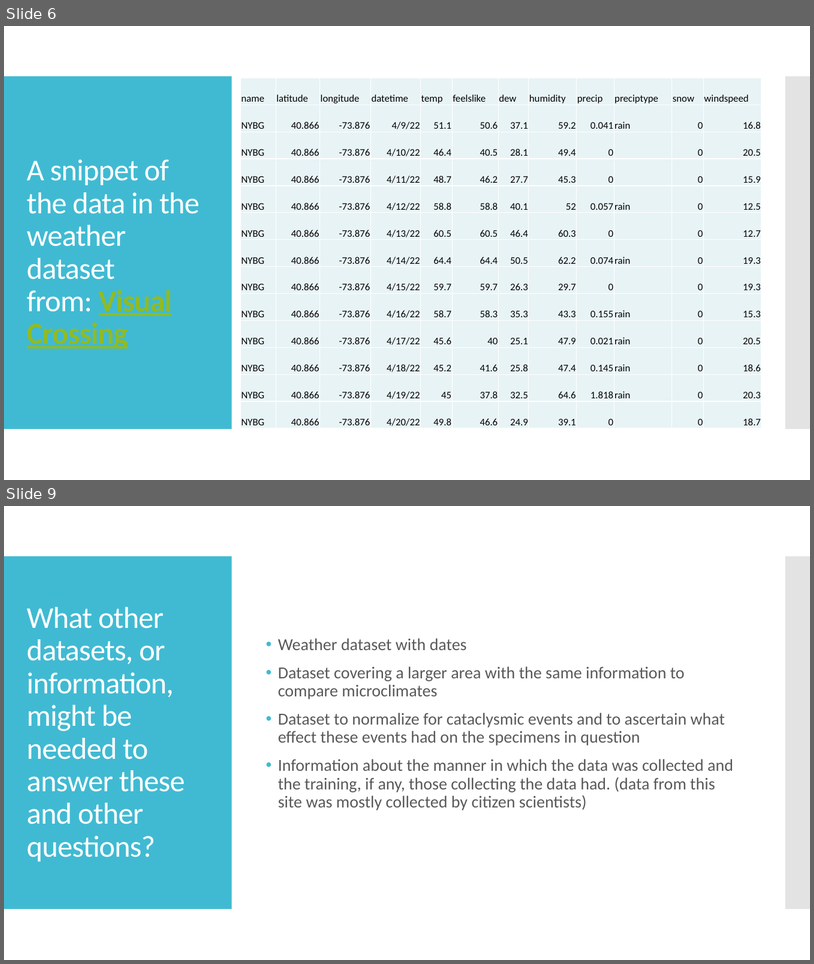
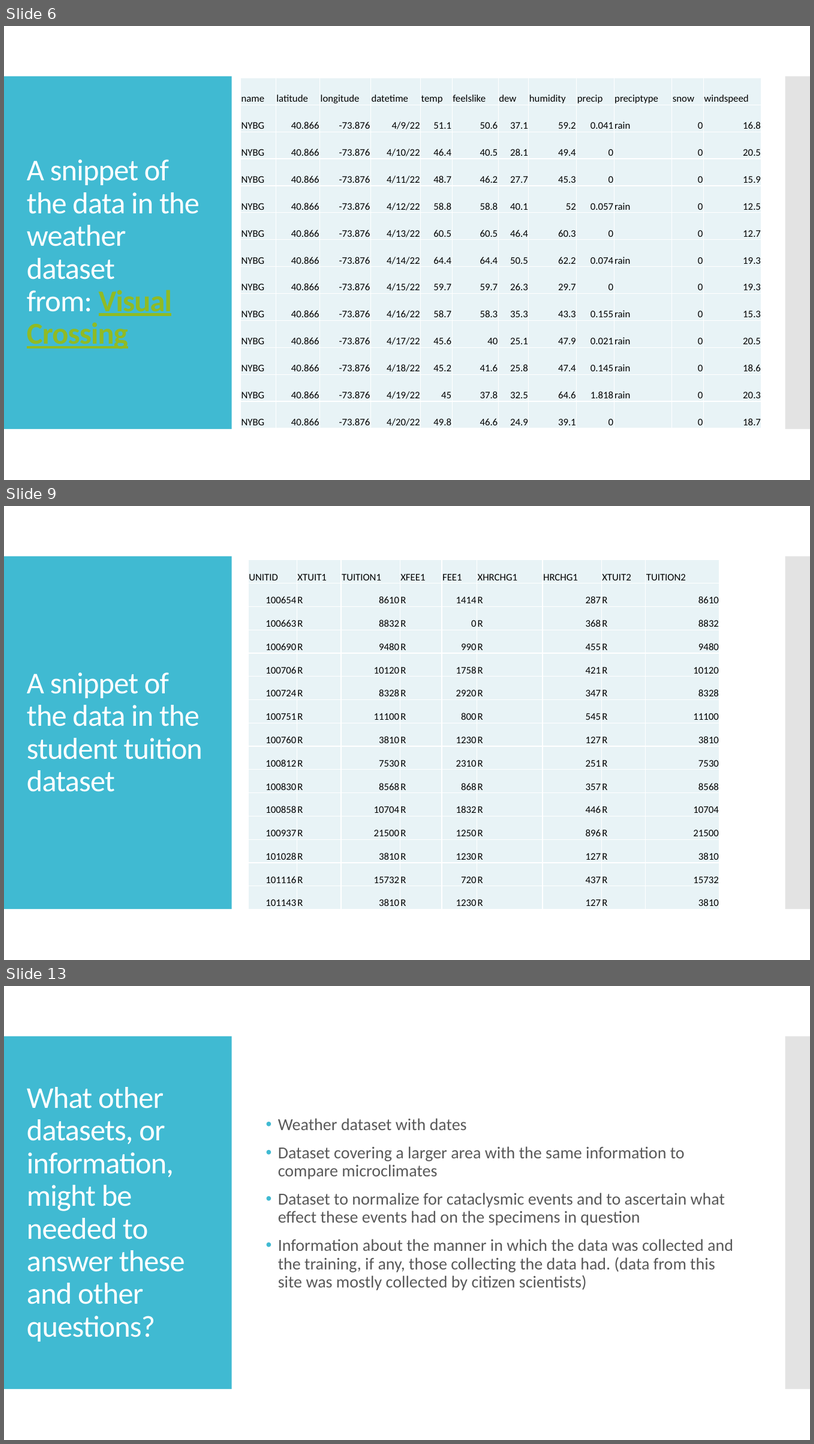
Before and after one commit to tzucker02/presentation4699w5, a slide deck: usanpn dataset presentation for dx699 week 5.pptx. Shown one above the other, each under a label of ours: slides 6 and 9 before the commit, slides 6, 9 and 13 after it; the slides between them are not shown. The pictures are 814x964 and 814x1444 pixels, drawn with LibreOffice and Linux fonts; fonts in the diff are those of the drawing. Boxes give left, top, right and bottom in pixels: in the first picture for what was removed or moved away, otherwise in the second. Text is boxed around its words. In the diff, an @@ line names an element or a change of style, - is before the commit and + after.

```diff
--- a/usanpn dataset presentation for dx699 week 5.pptx
+++ b/usanpn dataset presentation for dx699 week 5.pptx
@@ slide 9 added at box(4, 506, 810, 960), background #FFFFFF; not listed: 2 template elements that a slide beside it also shows @@
@@ table added at box(248, 560, 720, 909), 15 rows, 9 columns @@
+UNITID | XTUIT1 | TUITION1 | XFEE1 | FEE1 | XHRCHG1 | HRCHG1 | XTUIT2 | TUITION2
+100654 | R | 8610 | R | 1414 | R | 287 | R | 8610
+100663 | R | 8832 | R | 0 | R | 368 | R | 8832
+100690 | R | 9480 | R | 990 | R | 455 | R | 9480
+100706 | R | 10120 | R | 1758 | R | 421 | R | 10120
+100724 | R | 8328 | R | 2920 | R | 347 | R | 8328
+100751 | R | 11100 | R | 800 | R | 545 | R | 11100
+100760 | R | 3810 | R | 1230 | R | 127 | R | 3810
+100812 | R | 7530 | R | 2310 | R | 251 | R | 7530
+100830 | R | 8568 | R | 868 | R | 357 | R | 8568
+100858 | R | 10704 | R | 1832 | R | 446 | R | 10704
+100937 | R | 21500 | R | 1250 | R | 896 | R | 21500
+101028 | R | 3810 | R | 1230 | R | 127 | R | 3810
+101116 | R | 15732 | R | 720 | R | 437 | R | 15732
+101143 | R | 3810 | R | 1230 | R | 127 | R | 3810
@@ title added at box(27, 672, 203, 792), 36 pt, text #FFFFFF @@
+A snippet of the data in the student tuition dataset
@@ what was slide 9 is now slide 13 @@
```
Also in this commit, not shown: 7 slides changed, 3 other slides added.
